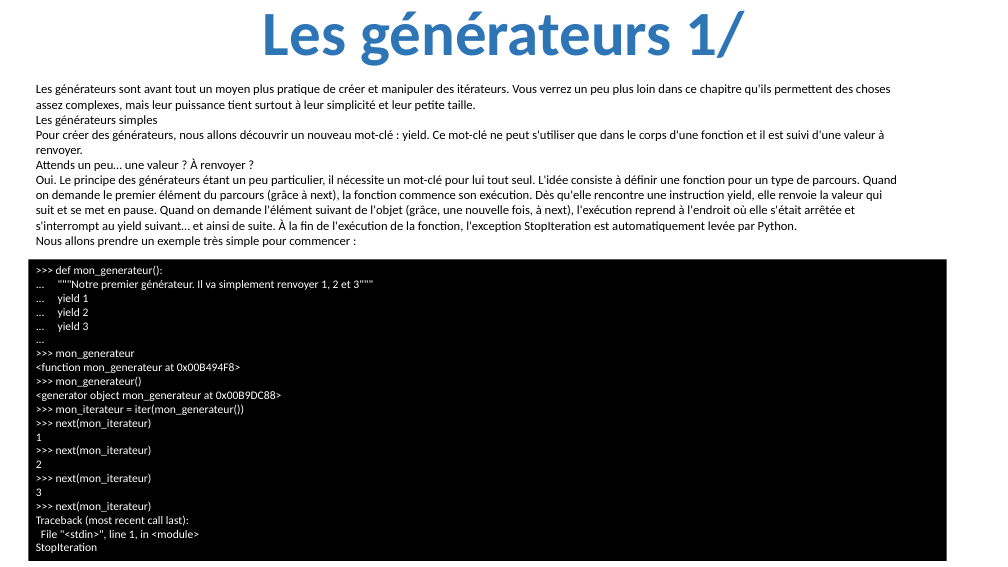
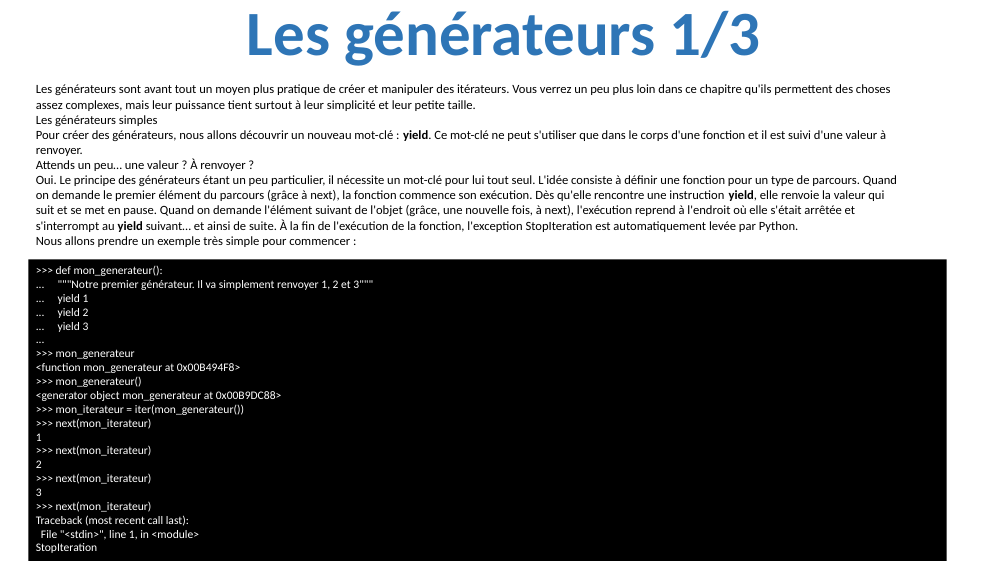
Before and after one commit to julienPalleau/PythonDoc, a slide deck: slide 175 of Python-resume.pptx. Drawn at 1008x567 pixels with LibreOffice and Linux fonts; fonts in the diff are those of the drawing. Boxes give left, top, right and bottom in pixels: in the first picture for what was removed or moved away, otherwise in the second. Text is boxed around its words. In the diff, an @@ line names an element or a change of style, - is before the commit and + after.

```diff
--- a/Python-resume.pptx
+++ b/Python-resume.pptx
@@ title at bbox=[247, 10, 761, 66]: text changed @@
-Les générateurs 1/
+Les générateurs 1/3
@@ text at bbox=[36, 130, 897, 232]: bold on in "yield.", "yield, yield" @@
```
Also in this commit, not shown: 1 other slide changed, 12 slides added.
